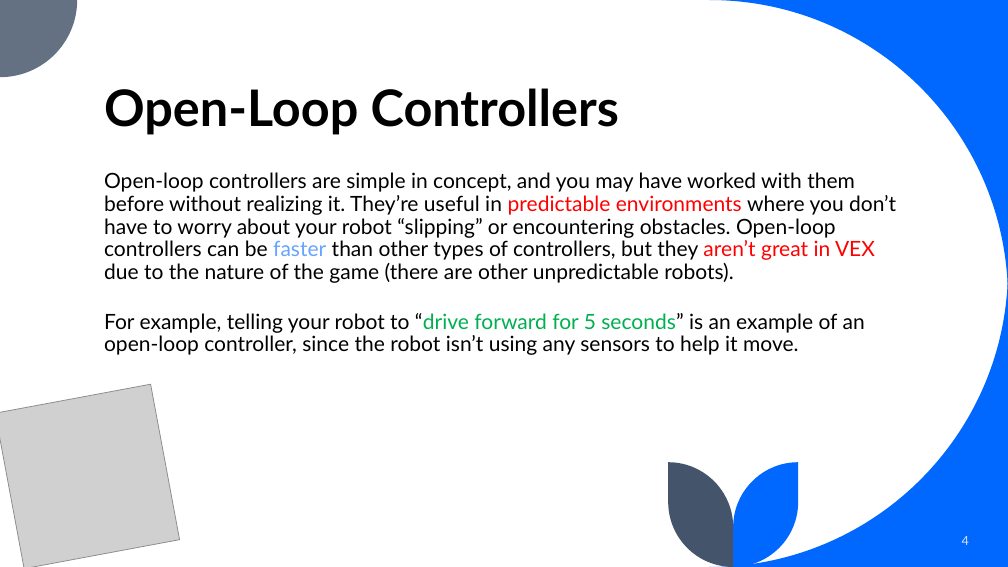
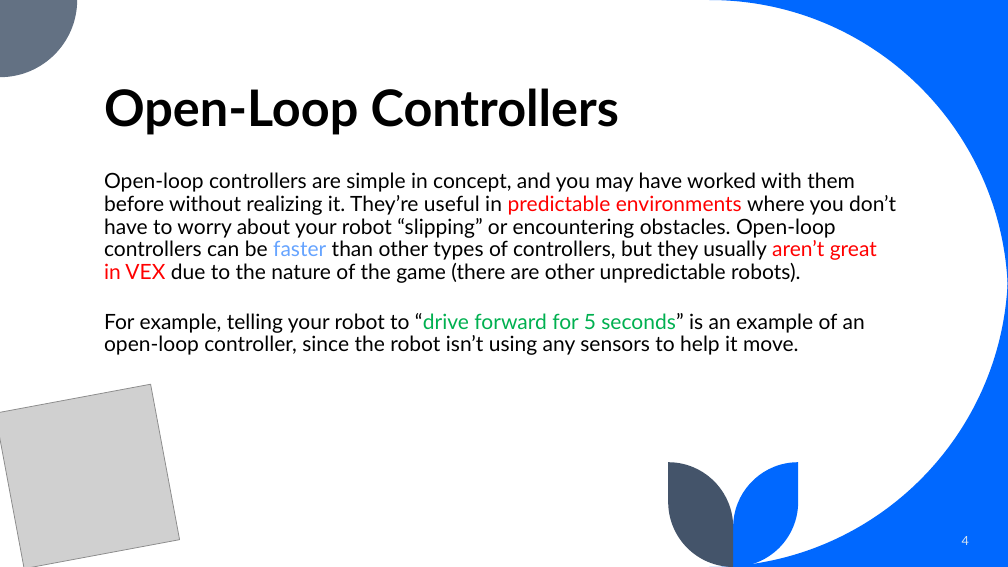
Before and after one commit to terrapinrobotics/code-camp-presentations, a slide deck: slide 4 of VEX Camp Day 2.pptx. Drawn at 1008x567 pixels with LibreOffice and Linux fonts; fonts in the diff are those of the drawing; grey boxes stand for pictures. Boxes give left, top, right and bottom in pixels: in the first picture for what was removed or moved away, otherwise in the second. Text is boxed around its words. In the diff, an @@ line names an element or a change of style, - is before the commit and + after.

```diff
--- a/VEX Camp Day 2.pptx
+++ b/VEX Camp Day 2.pptx
@@ text at (104,172,896,283): text changed @@
-Open-loop controllers are simple in concept, and you may have worked with them before without realizing it. They’re useful in predictable environments where you don’t have to worry about your robot “slipping” or encountering obstacles. Open-loop controllers can be faster than other types of controllers, but they aren’t great in VEX due to the nature of the game (there are other unpredictable robots).
+Open-loop controllers are simple in concept, and you may have worked with them before without realizing it. They’re useful in predictable environments where you don’t have to worry about your robot “slipping” or encountering obstacles. Open-loop controllers can be faster than other types of controllers, but they usually aren’t great in VEX due to the nature of the game (there are other unpredictable robots).
```
Also in this commit, not shown: 7 other slides changed, 4 slides removed, 2 other files.
